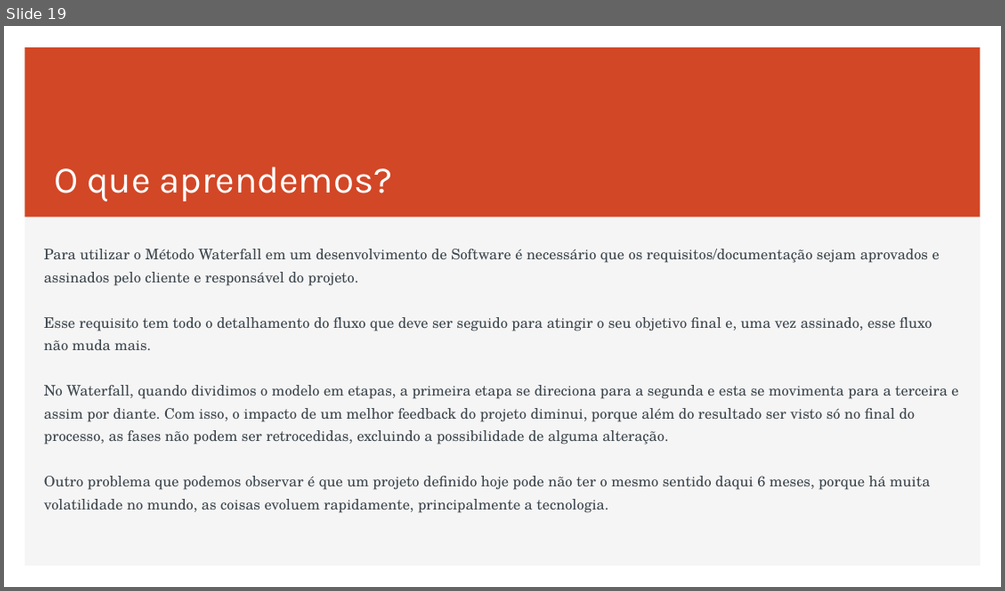
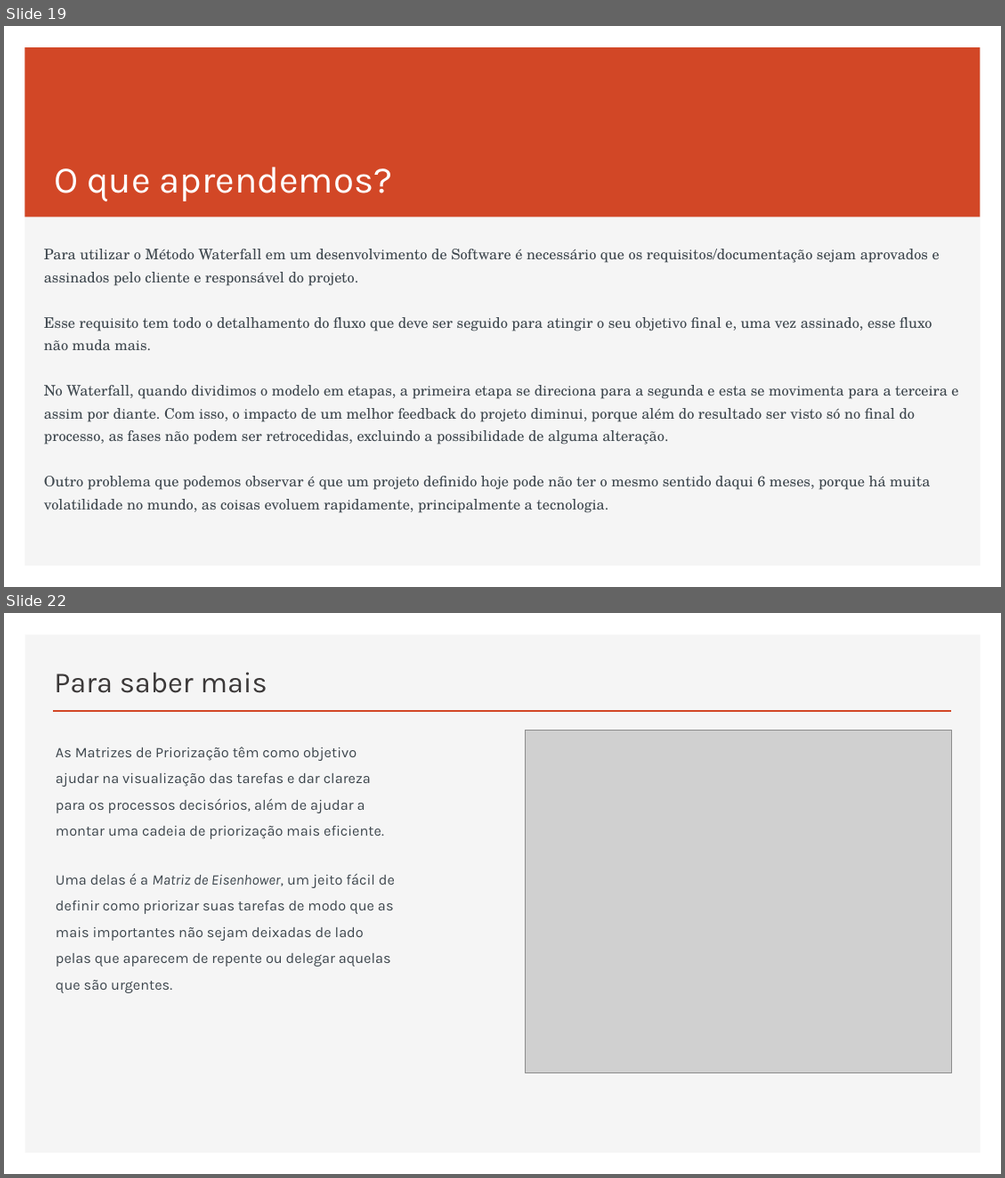
Before and after one commit to RaizaCirne/app-flex, a slide deck: Trilhas/[Business Agility T5 - ONE]/01..Agilidade-promovendo_a_transformacao_agil.pptx. Shown one above the other, each under a label of ours: slide 19 before the commit, slides 19 and 22 after it; the slides between them are not shown. The pictures are 1005x591 and 1005x1178 pixels, drawn with LibreOffice and Linux fonts; fonts in the diff are those of the drawing; grey boxes stand for pictures. Boxes give left, top, right and bottom in pixels: in the first picture for what was removed or moved away, otherwise in the second. Text is boxed around its words. In the diff, an @@ line names an element or a change of style, - is before the commit and + after.

```diff
--- a/Trilhas/[Business Agility T5 - ONE]/01..Agilidade-promovendo_a_transformacao_agil.pptx
+++ b/Trilhas/[Business Agility T5 - ONE]/01..Agilidade-promovendo_a_transformacao_agil.pptx
@@ slide 22 added at [4,613,1001,1174], background #FFFFFF; not listed: 1 template element that a slide beside it also shows @@
@@ title added at [54,672,267,693], 28 pt, text #3B3838 @@
+Para saber mais
@@ line added from (53, 711) to (952, 711), #D24726 2 pt @@
@@ picture added at [526,730,952,1073] @@
@@ text added at [56,747,395,993], 14 pt, text #3D464D @@
+As Matrizes de Priorização têm como objetivo ajudar na visualização das tarefas e dar clareza para os processos decisórios, além de ajudar a montar uma cadeia de priorização mais eficiente.
+Uma delas é a Matriz de Eisenhower, um jeito fácil de definir como priorizar suas tarefas de modo que as mais importantes não sejam deixadas de lado pelas que aparecem de repente ou delegar aquelas que são urgentes.
```
Also in this commit, not shown: 29 other slides added.
